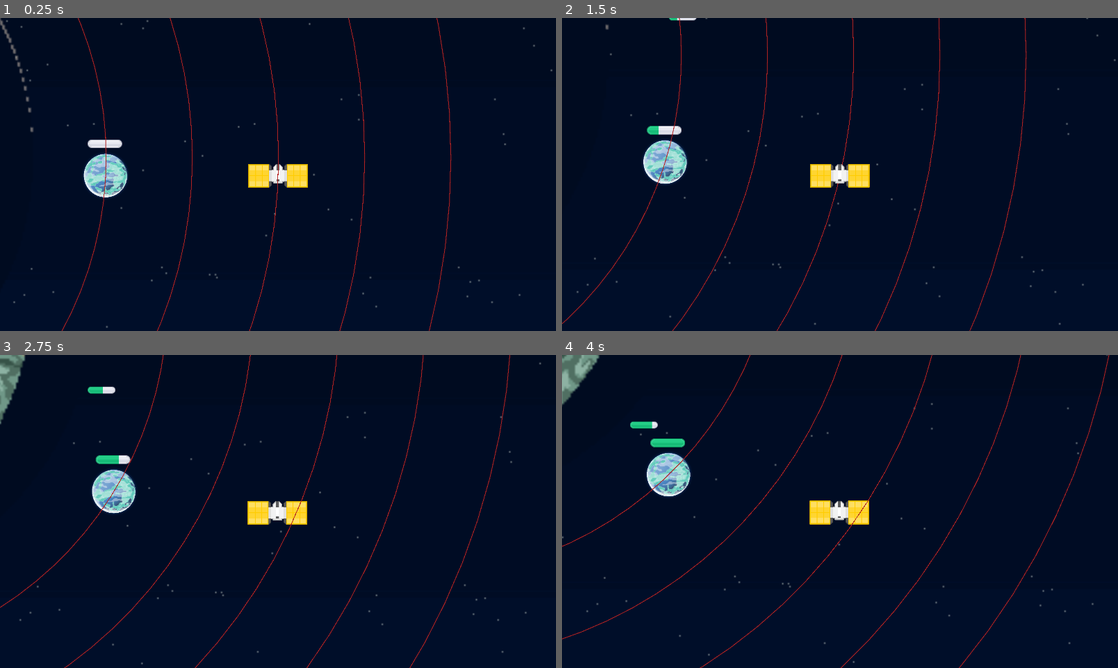
Above: before the commit, frames 1-4 (two rows, left to right).
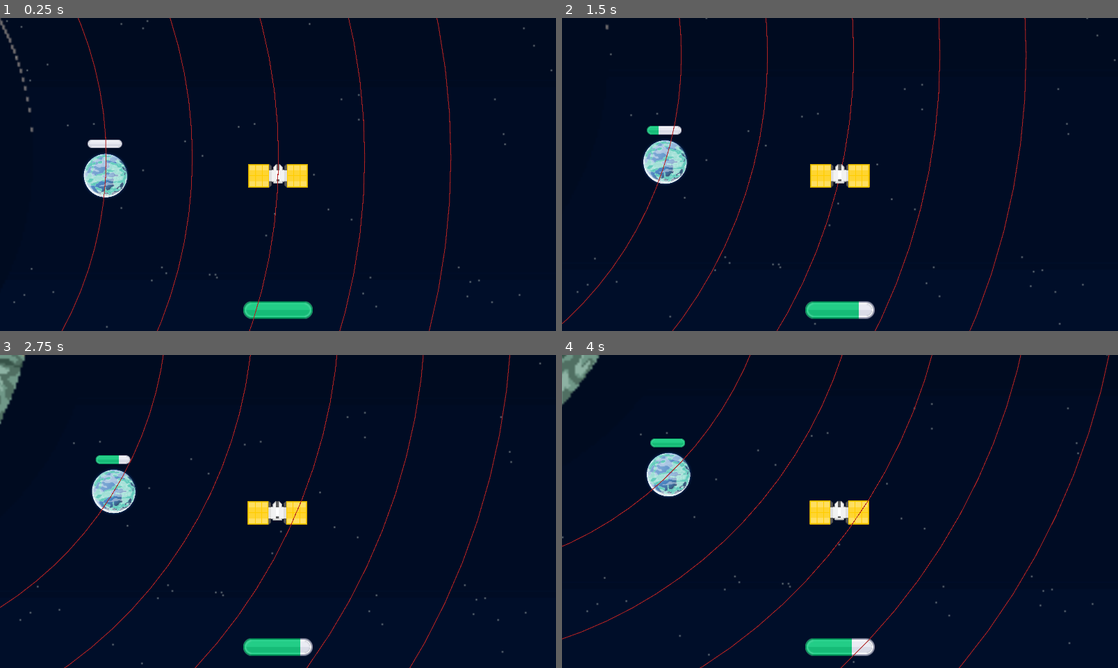
Above: after the commit, the same moments.

Repository: ThreeChooseOne/loopiter
Game: Godot game, scene res://main.tscn
Same seed, same stepped clock (60 frames per second), same inputs: the game is played once before the commit and once after it.
Inputs:
- Up to frame 1 (0.25 s): no input
- Up to frame 2 (1.5 s): tap Enter at 0.5 s; hold Up 0.53-1.28 s; tap I at 0.6 s; tap Space at 0.77 s; hold Down from 1.28 s (still down); tap O at 1.35 s
- Up to frame 3 (2.75 s): tap Space at 1.52 s; release Down at 2.03 s; hold Up from 2.03 s (still down); tap I at 2.1 s
- Up to frame 4 (4 s): tap O at 2.85 s; tap Space at 3.02, 3.77 s; release Up at 3.53 s; hold Down from 3.53 s (still down); tap I at 3.6 s

The runs differ from the first frame. In frame 1, 0.7% of the frame differs, in the area x 43-57%, y 90-97%; in frame 2, 0.7%; in frame 3, 0.8%, in the area x 15-57%, y 10-97%; in frame 4, 0.8%.

Commit message:
Add working fuel bar

Diff:
--- a/main.gd
+++ b/main.gd
@@ -10,7 +10,9 @@
 signal down_key_pressed
 
 @onready var camera = %PlayerCamera
+@onready var fuel = %Fuel
 
+const fuel_cost = 20
 const num_orbits = 21
 
 func _ready() -> void:
@@ -94,6 +96,11 @@
 	move_player_orbit(false)
 
 func move_player_orbit(out: bool):
+	if fuel.value < fuel_cost:
+		return
+
+	fuel.value -= fuel_cost
+
 	var curr = current_player_orbit()
 	var new = curr + (1 if out else -1)
 	new = clamp(new, 0, num_orbits - 1)
@@ -112,6 +119,8 @@
 
 func _process(delta: float) -> void:
 	camera.position = player.position
+	fuel.value = fuel.value + 20 * delta
+
 	#if debug_line != null:
 		#remove_child(debug_line)
 		#debug_line.free()
--- a/main.tscn
+++ b/main.tscn
@@ -1,11 +1,10 @@
-[gd_scene load_steps=7 format=3 uid="uid://3dw6xlotynkf"]
+[gd_scene load_steps=6 format=3 uid="uid://3dw6xlotynkf"]
 
 [ext_resource type="Script" uid="uid://dkwumx5aqm8c4" path="res://main.gd" id="1_ynt7j"]
 [ext_resource type="Texture2D" uid="uid://c8sn4xi564rph" path="res://assets/background/space-only.png" id="3_272bh"]
 [ext_resource type="Texture2D" uid="uid://cko1c37bawhm0" path="res://assets/tank.svg" id="3_lquwl"]
 [ext_resource type="Texture2D" uid="uid://bswv4joab5bvy" path="res://assets/background/jupiter-only.png" id="4_5vw27"]
 [ext_resource type="Texture2D" uid="uid://61ssauhjp5ex" path="res://assets/fuel.svg" id="4_7mycd"]
-[ext_resource type="Script" path="res://fuel_gauge.gd" id="5_7mycd"]
 
 [node name="Main" type="Node2D"]
 script = ExtResource("1_ynt7j")
@@ -21,21 +20,22 @@
 texture = ExtResource("3_272bh")
 centered = false
 
-[node name="PlayerCamera" type="Camera2D" parent="ParallaxBackground"]
+[node name="JupiterBackground" type="Sprite2D" parent="."]
+scale = Vector2(3, 3)
+texture = ExtResource("4_5vw27")
+
+[node name="PlayerCamera" type="Camera2D" parent="."]
 unique_name_in_owner = true
 ignore_rotation = false
 zoom = Vector2(2.5, 2.5)
 
-[node name="Fuel" type="TextureProgressBar" parent="ParallaxBackground/PlayerCamera"]
-offset_left = -350.0
-offset_top = -180.0
-offset_right = -254.0
-offset_bottom = -140.0
+[node name="Fuel" type="TextureProgressBar" parent="PlayerCamera"]
+unique_name_in_owner = true
+offset_left = -48.0
+offset_top = 175.0
+offset_right = 48.0
+offset_bottom = 215.0
 step = 0.01
+value = 100.0
 texture_under = ExtResource("3_lquwl")
 texture_progress = ExtResource("4_7mycd")
-script = ExtResource("5_7mycd")
-
-[node name="JupiterBackground" type="Sprite2D" parent="."]
-scale = Vector2(3, 3)
-texture = ExtResource("4_5vw27")
